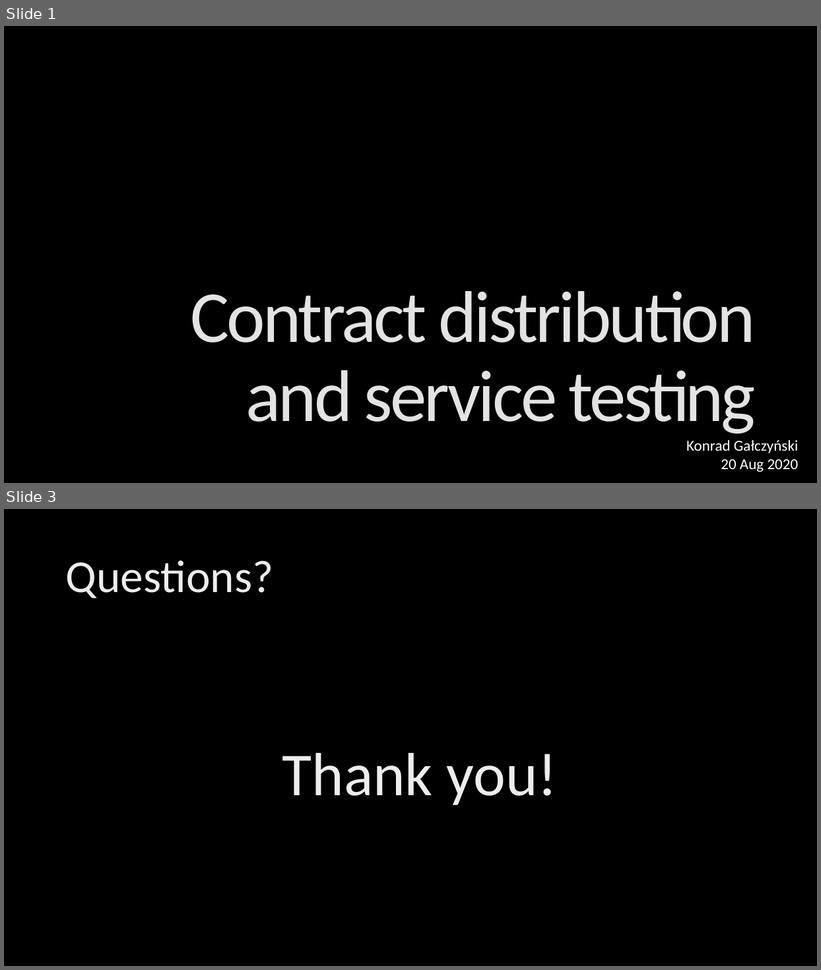
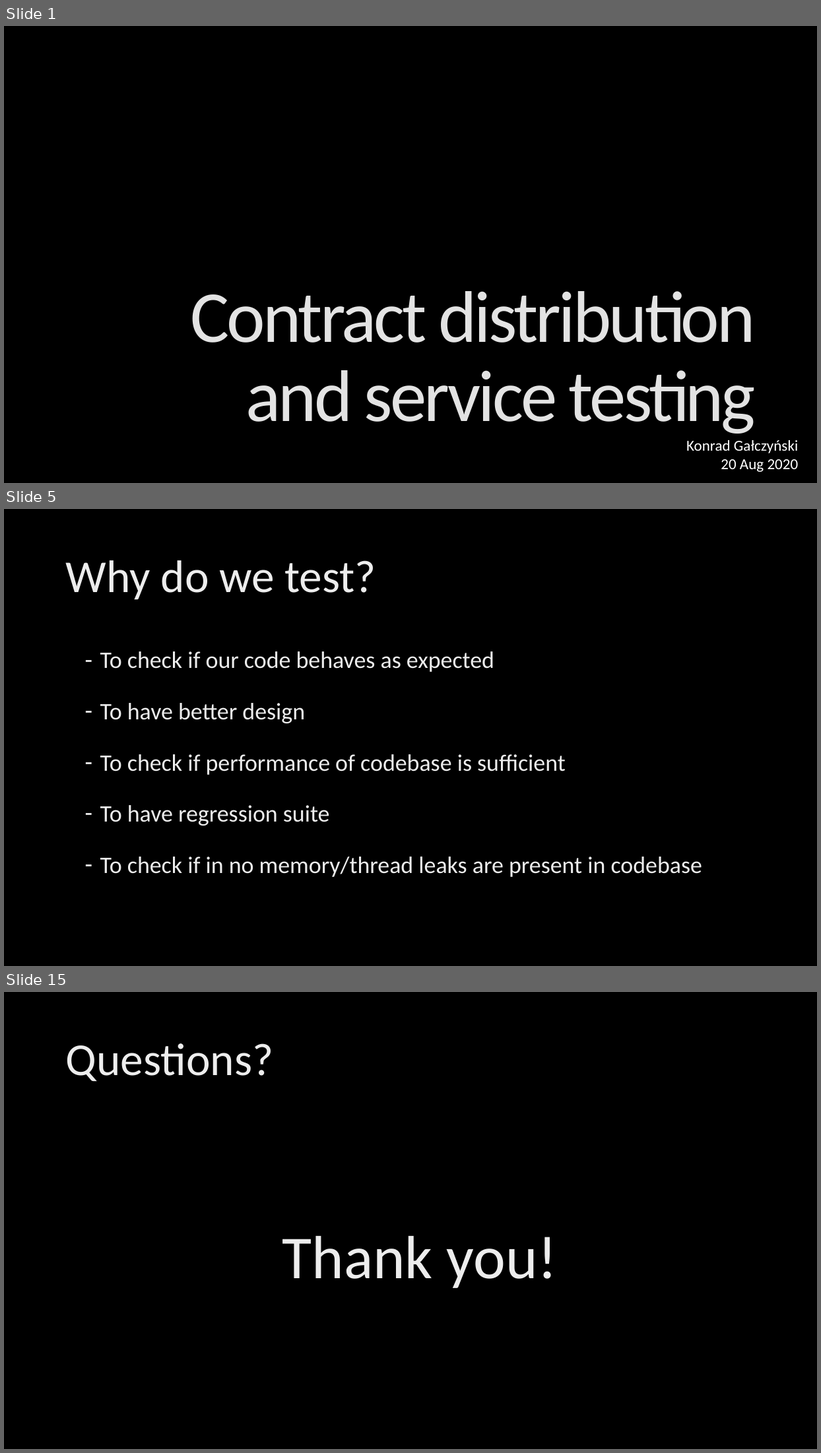
Before and after one commit to KonradGalczynski/Learning, a slide deck: ContractDistribution/ContractDistribution.pptx. Shown one above the other, each under a label of ours: slides 1 and 3 before the commit, slides 1, 5 and 15 after it; the slides between them are not shown. The pictures are 821x970 and 821x1453 pixels, drawn with LibreOffice and Linux fonts; fonts in the diff are those of the drawing; background and template pictures are left out. Boxes give left, top, right and bottom in pixels: in the first picture for what was removed or moved away, otherwise in the second. Text is boxed around its words. In the diff, an @@ line names an element or a change of style, - is before the commit and + after.

```diff
--- a/ContractDistribution/ContractDistribution.pptx
+++ b/ContractDistribution/ContractDistribution.pptx
@@ slide 5 added at bbox=[4, 509, 817, 966], background picture (left out) @@
@@ title added at bbox=[66, 560, 376, 599], 54 pt, text gradient #BFBFBF to #EDEDED to #FFFFFF @@
+Why do we test?
@@ text added at bbox=[100, 652, 702, 877], 28 pt, text gradient #BFBFBF to #EDEDED to #FFFFFF @@
+– To check if our code behaves as expected
+– To have better design
+– To check if performance of codebase is sufficient
+– To have regression suite
+– To check if in no memory/thread leaks are present in codebase
@@ what was slide 3 is now slide 15 @@
```
Also in this commit, not shown: 13 other slides added, 2 slides removed.
